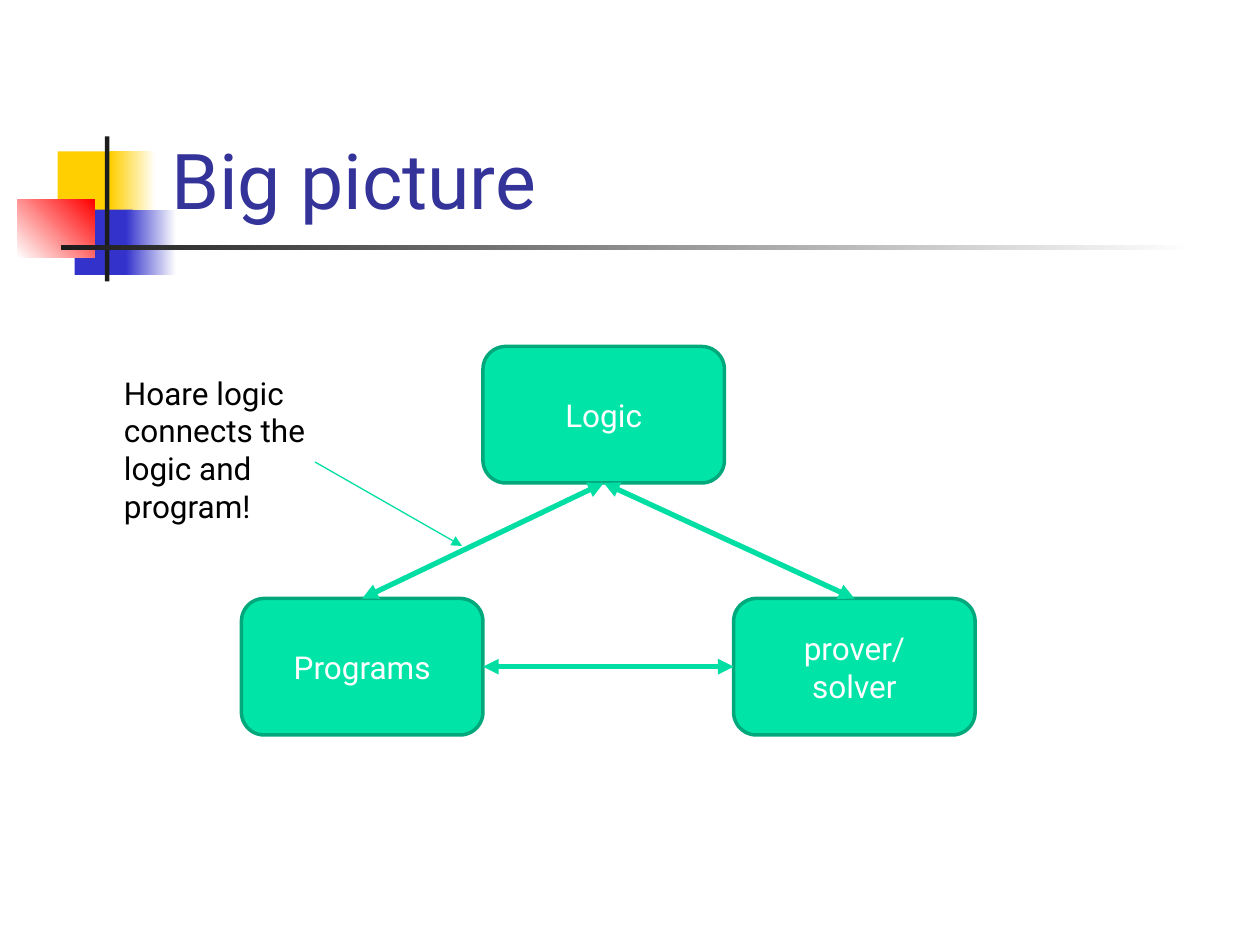
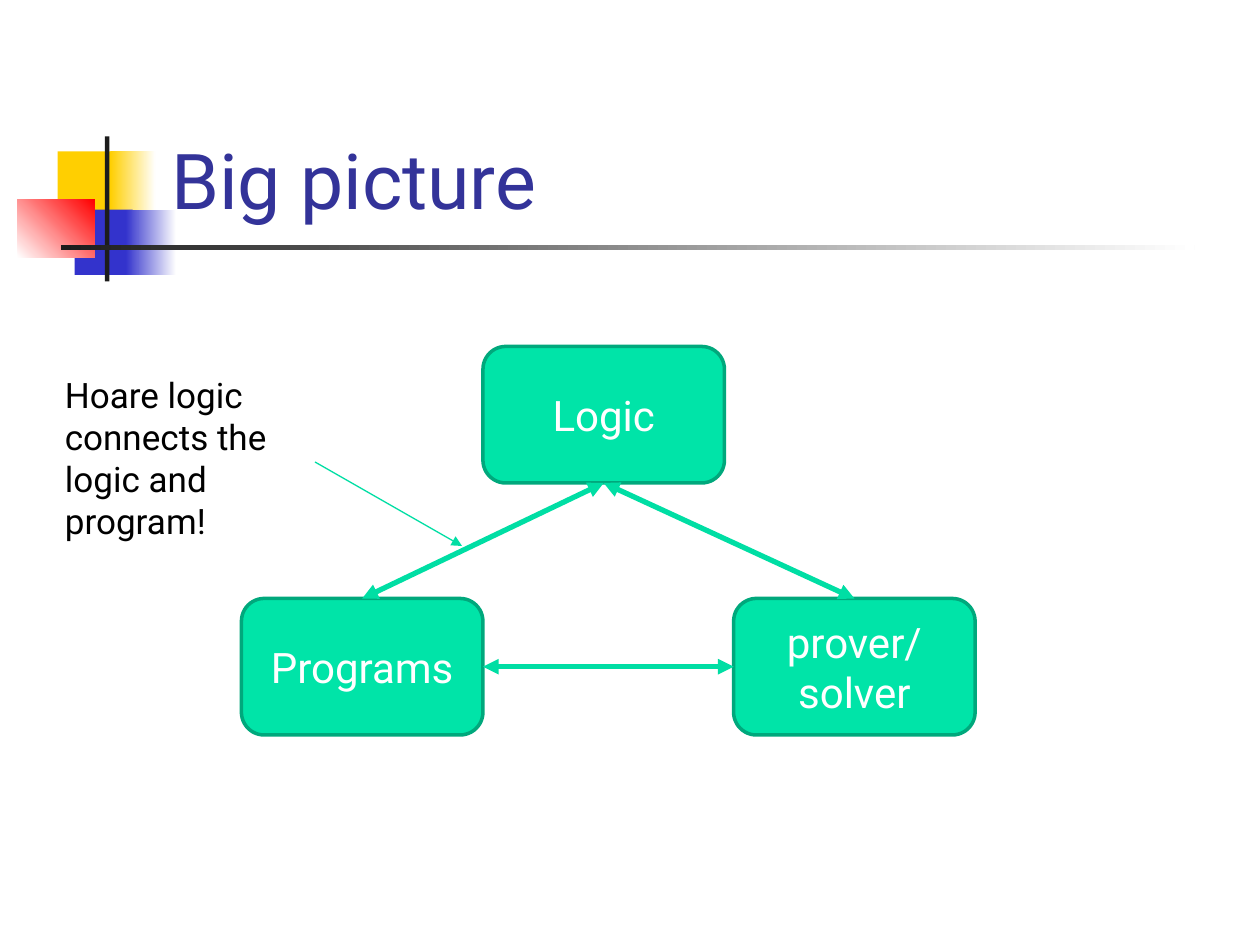
Before and after one commit to csslab-ustc/csslab-ustc.github.io, a slide deck: slide 14 of courses/theory/slides/lec18-hoare.pptx (slide 15 before the commit). Drawn at 1260x945 pixels with LibreOffice and Linux fonts; fonts in the diff are those of the drawing. Boxes give left, top, right and bottom in pixels: in the first picture for what was removed or moved away, otherwise in the second. Text is boxed around its words. In the diff, an @@ line names an element or a change of style, - is before the commit and + after.

```diff
--- a/courses/theory/slides/lec18-hoare.pptx
+++ b/courses/theory/slides/lec18-hoare.pptx
@@ text "Hoare logic connects the logic ...": place and size @@
-text "Hoare logic connects the logic ..." at <box>124,381,305,525</box>
+text "Hoare logic connects the logic ..." at <box>65,381,266,542</box>
@@ text "Hoare logic connects the logic ..." at <box>65,381,266,542</box>: size 18 to 20 pt @@
@@ size 18 to 24 pt in 3 elements at <box>483,346,724,483</box>, <box>242,598,484,735</box>, <box>733,598,975,735</box> @@
```
Also in this commit, not shown: 11 other slides changed, 2 slides removed.
